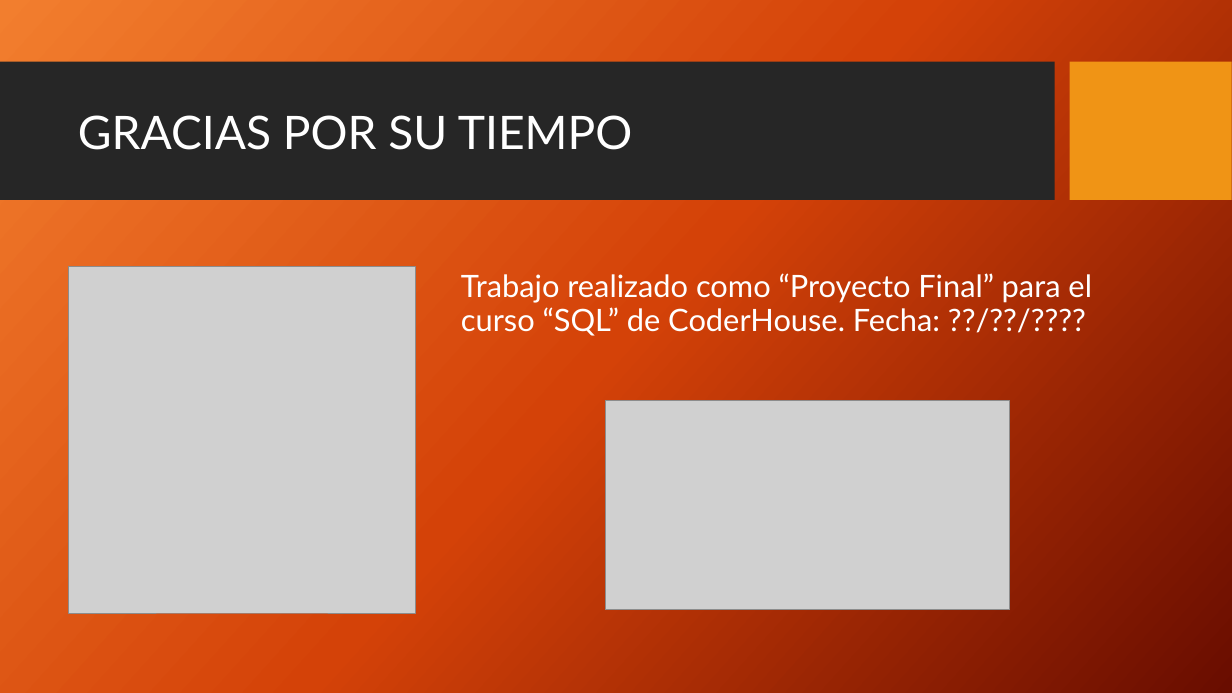
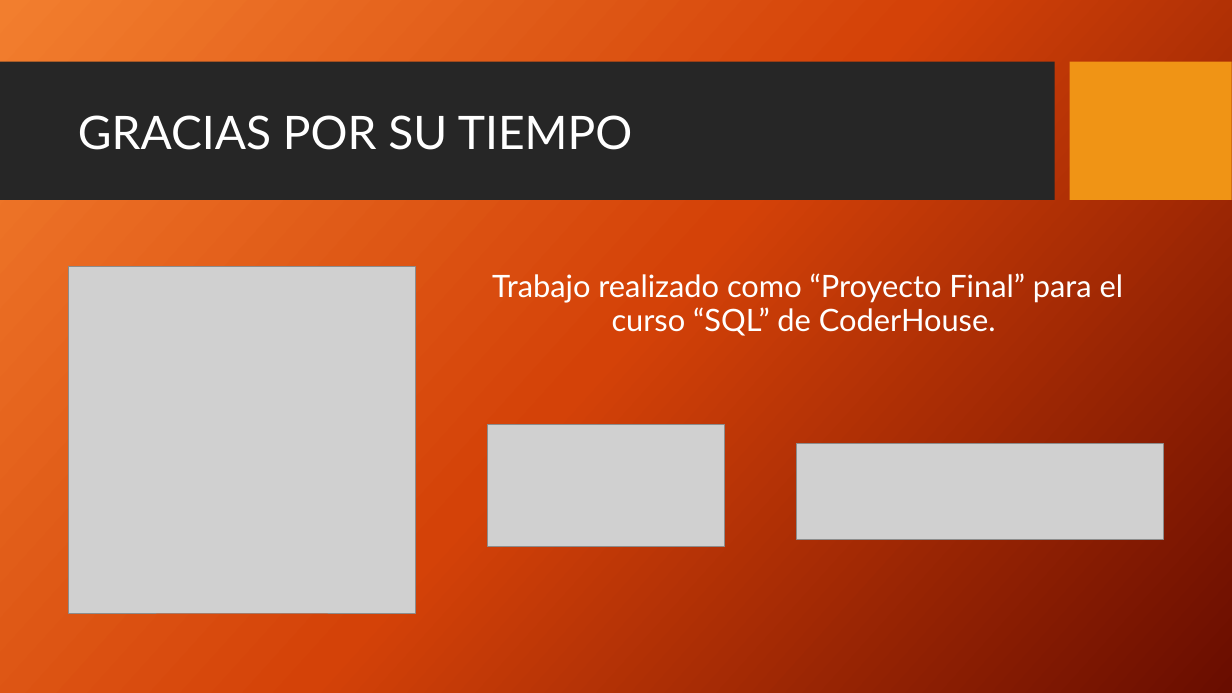
Before and after one commit to AgustinTogni/CoderHouseSQL, a slide deck: slide 18 of Presentacion Proyecto Final.pptx. Drawn at 1232x693 pixels with LibreOffice and Linux fonts; fonts in the diff are those of the drawing; grey boxes stand for pictures; background and template pictures are left out. Boxes give left, top, right and bottom in pixels: in the first picture for what was removed or moved away, otherwise in the second. Text is boxed around its words. In the diff, an @@ line names an element or a change of style, - is before the commit and + after.

```diff
--- a/Presentacion Proyecto Final.pptx
+++ b/Presentacion Proyecto Final.pptx
@@ text at (492, 273, 1124, 336): text changed @@
-Trabajo realizado como “Proyecto Final” para el curso “SQL” de CoderHouse. Fecha: ??/??/????
+Trabajo realizado como “Proyecto Final” para el curso “SQL” de CoderHouse.
@@ picture: place and size @@
-picture at (605, 401, 1010, 610)
+picture at (488, 424, 725, 547)
@@ picture added at (798, 444, 1164, 540) @@
```
Also in this commit, not shown: 2 other slides changed, 1 slide added, 1 slide removed.
